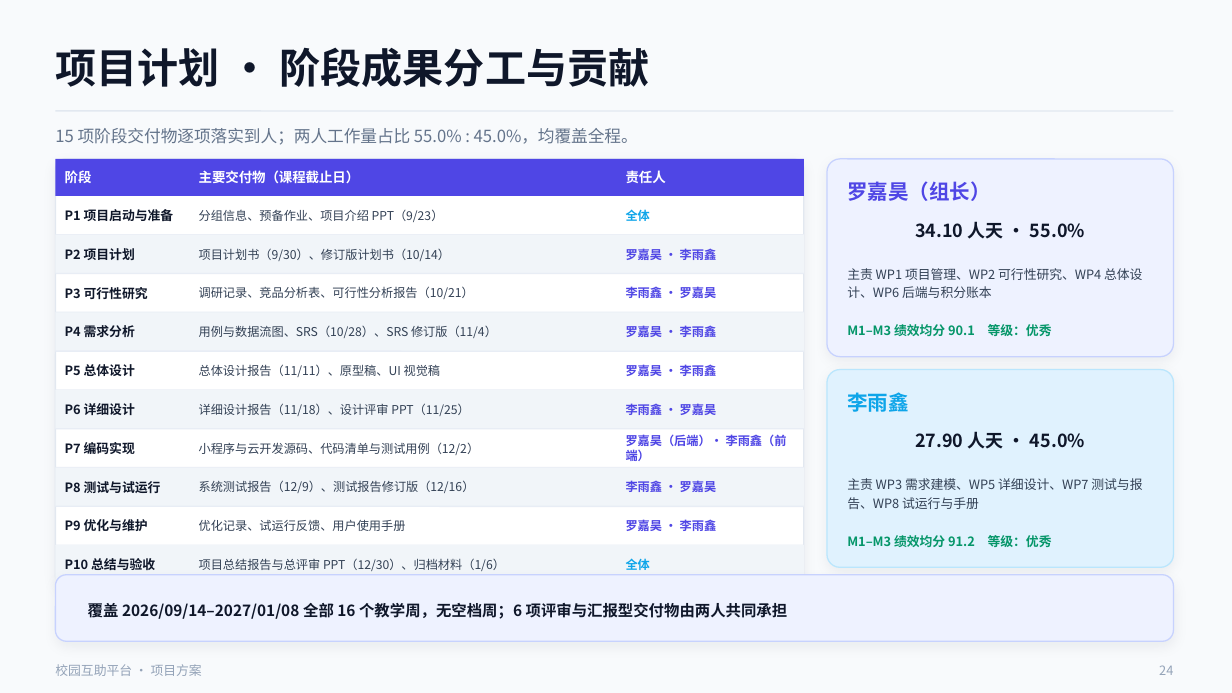
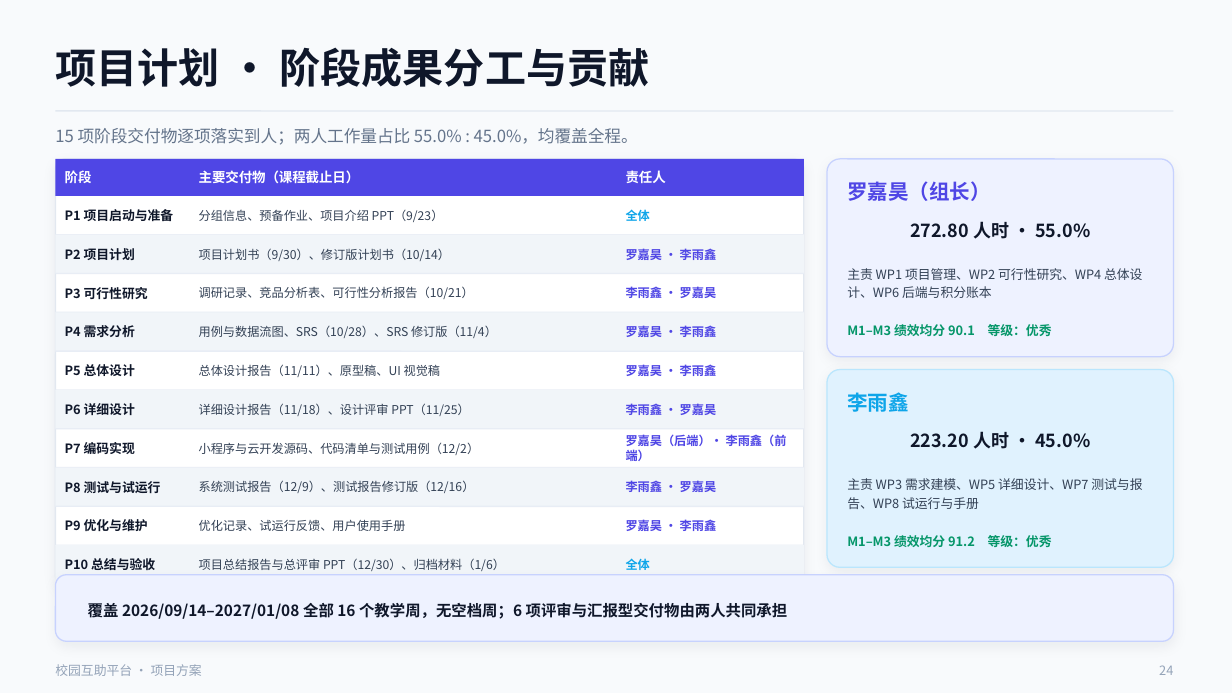
Before and after one commit to lunasama868/SE2026-G22-campus-mutual-aid, a slide deck: slide 24 of assets/SE2026-G22-校园互助平台-项目方案PPT.pptx. Drawn at 1232x693 pixels with LibreOffice and Linux fonts; fonts in the diff are those of the drawing. Boxes give left, top, right and bottom in pixels: in the first picture for what was removed or moved away, otherwise in the second. Text is boxed around its words. In the diff, an @@ line names an element or a change of style, - is before the commit and + after.

Commit message:
feat: 工作量单位改为「人时」并增补人力成本折算
1. 单位换算（1 人天 = 8 人时）
   - 总工作量 496.00 人时；罗嘉昊 272.80（55.0%）/ 李雨鑫 223.20（45.0%）
   - 周产能基准 20 人时，项目产能 640 人时，利用率 77.5%
   - 全部文档、甘特图、Excel 与 PPT 同步

2. 人力成本折算（依据杭州 2025 社平工资）
   - 非私营 80.75 元/时 → 项目 40,052 元
   - 在岗职工 83.25 元/时 → 项目 41,290 元
   - 私营 45.76 元/时 → 项目 22,697 元
   - 可行性报告 6.1 增表 6-2；计划书 5.7 增表 5-10；另附工资测算工作簿

3. 修正
   - WPS 甘特图脚本列名与图表标题（W1-W16 → 日期）
   - 可行性报告表号顺延，消除 6-2 重号

```diff
--- a/assets/SE2026-G22-校园互助平台-项目方案PPT.pptx
+++ b/assets/SE2026-G22-校园互助平台-项目方案PPT.pptx
@@ text at bbox=[910, 221, 1090, 239]: text changed @@
-34.10 人天 · 55.0%
+272.80 人时 · 55.0%
@@ text at bbox=[910, 431, 1090, 449]: text changed @@
-27.90 人天 · 45.0%
+223.20 人时 · 45.0%
```
Also in this commit, not shown: 7 other files.
